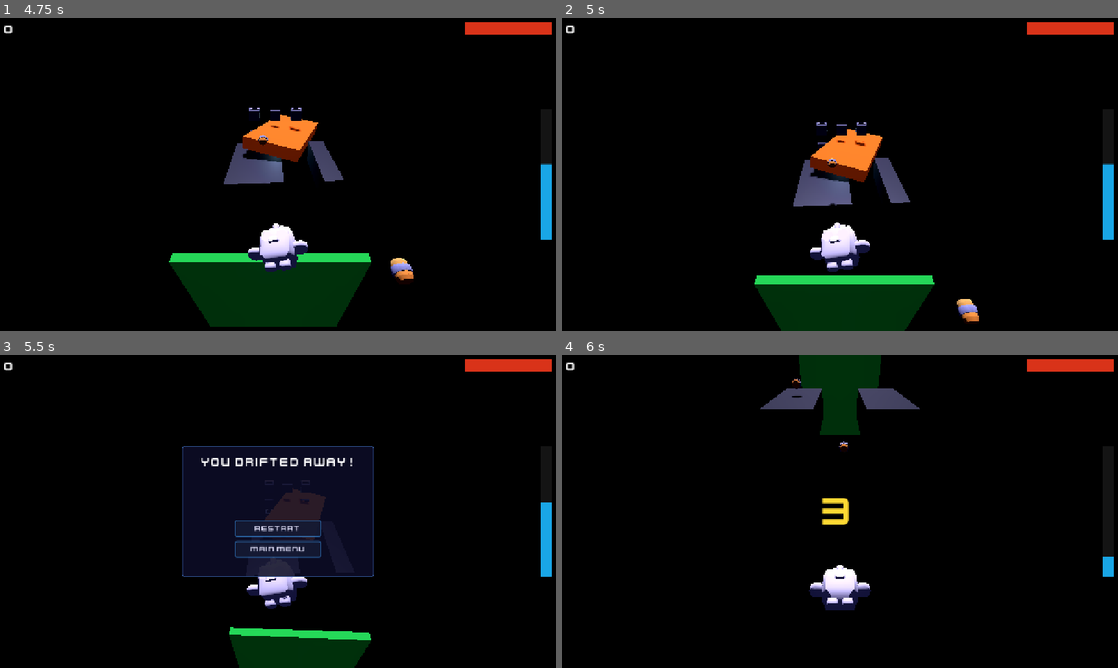
Above: before the commit, frames 1-4 (two rows, left to right).
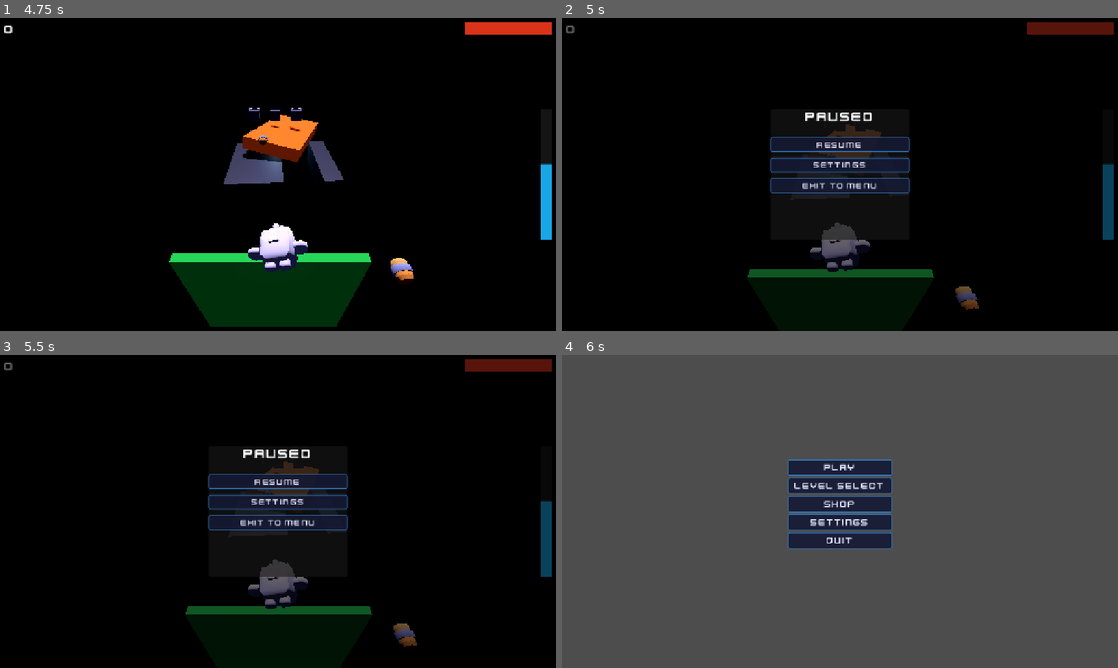
Above: after the commit, the same moments.

Repository: Dinozor/space-jumper
Game: Godot game, scene res://game/main/main.tscn
Two runs of this game, one before a commit and one after it. Both use one fixed random seed, a clock stepped at 60 frames per second and the inputs below.
Inputs (mouse positions are in pixels of both pictures, inside the frame that each line leads up to):
- Up to frame 1 (4.75 s): click "Play" at 0.5 s; tap Enter at 1.25 s; move the mouse to (400, 158) at 1.27 s; hold D (move_right) 1.28-2.03 s; click (400, 158) at 1.35 s; tap Space (jump) at 1.52, 2.27, 3.77, 4.52 s; move the mouse to (166, 190) at 2.02 s; hold S (move_back) 2.03-2.78 s; click (166, 190) at 2.1 s; move the mouse to (333, 105) at 2.77 s; hold D (move_right) 2.78-3.53 s; click (333, 105) at 2.85 s; move the mouse to (250, 237) at 3.52 s; hold W (move_forward) 3.53-4.28 s; click (250, 237) at 3.6 s; move the mouse to (444, 221) at 4.27 s; hold A (move_left) from 4.28 s (still down); click (444, 221) at 4.35 s
- Up to frame 2 (5 s): keep holding A (move_left); tap Escape (ui_cancel) at 4.9 s
- Up to frame 3 (5.5 s): keep holding A (move_left); move the mouse to (111, 464) at 5.02 s; click (111, 464) at 5.1 s; tap Space (jump) at 5.27 s
- Up to frame 4 (6 s): release A (move_left) at 5.75 s; click (840, 527) at 5.75 s, where only the run before the commit has a clickable "Restart"

Frame 1 is identical in both runs. In frame 2, 13% of the frame differs, in the area x 0-100%, y 1-100%; in frame 3, 14%; in frame 4, 99%, in the area x 0-100%, y 0-100%.
Error before the commit: Invalid call. Nonexistent function 'is_action_just_pressed' in base 'InputEventKey'. (res://game/gameplay/game.gd:55)

Commit message:
fix(ui): replace event.is_action_just_pressed with Input.is_action_just_pressed
InputEventMouseMotion does not implement is_action_just_pressed, causing
a crash whenever the mouse moves during gameplay. Using the Input singleton
instead avoids calling the method on the event object entirely.

Co-Authored-By: Claude Sonnet 4.6 <noreply@anthropic.com>

Diff:
--- a/game/gameplay/game.gd
+++ b/game/gameplay/game.gd
@@ -51,8 +51,8 @@
 	_begin_intro()
 
 
-func _unhandled_input(event: InputEvent) -> void:
-	if not event.is_action_just_pressed("ui_cancel"):
+func _unhandled_input(_event: InputEvent) -> void:
+	if not Input.is_action_just_pressed(&"ui_cancel"):
 		return
 	if not _game_started or _game_ended:
 		return
--- a/game/ui/pause_menu.gd
+++ b/game/ui/pause_menu.gd
@@ -16,8 +16,8 @@
 	hide()
 
 
-func _unhandled_input(event: InputEvent) -> void:
-	if not visible or not event.is_action_just_pressed("ui_cancel"):
+func _unhandled_input(_event: InputEvent) -> void:
+	if not visible or not Input.is_action_just_pressed(&"ui_cancel"):
 		return
 	get_viewport().set_input_as_handled()
 	if _settings_control != null and _settings_control.visible:
Not shown, changed: TODO.md
